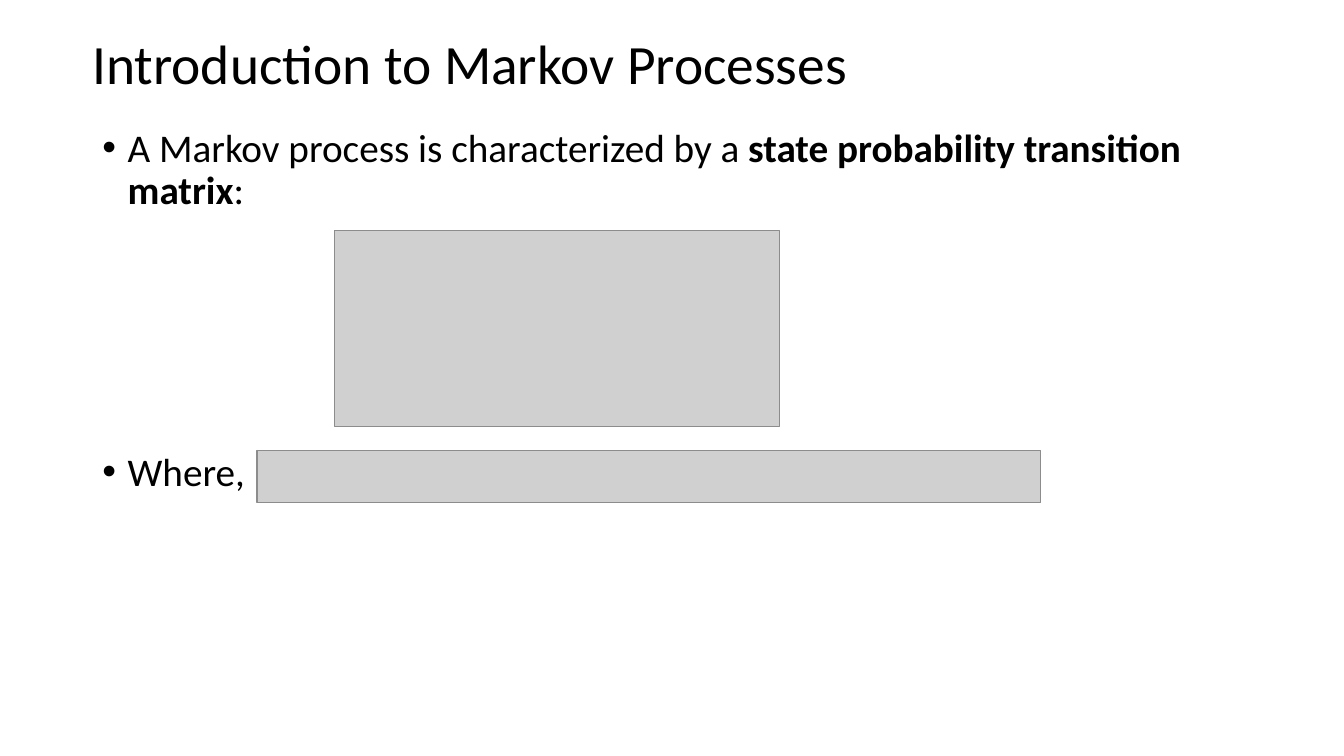
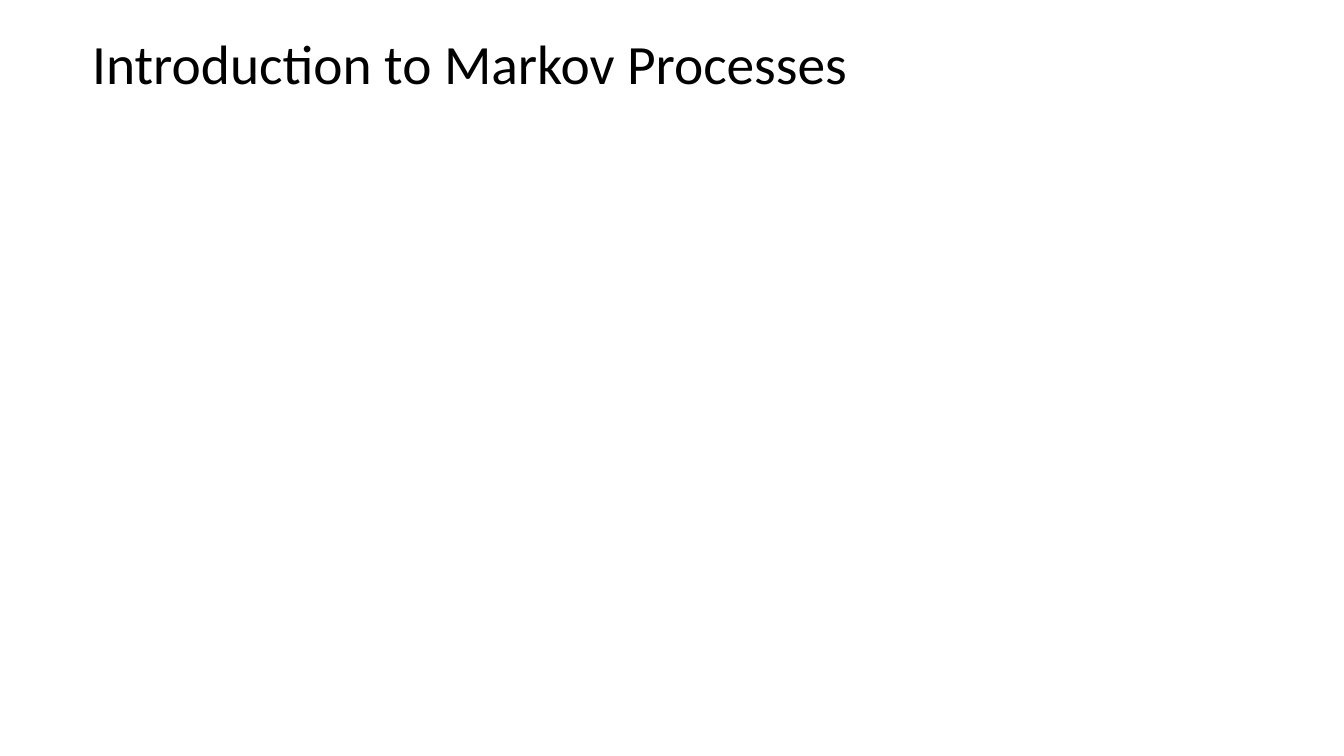
Before and after one commit to StephenElston/CSCI-E-108, a slide deck: slide 27 of slides/5_WebSearching.pptx. Drawn at 1344x756 pixels with LibreOffice and Linux fonts; fonts in the diff are those of the drawing; grey boxes stand for pictures. Boxes give left, top, right and bottom in pixels: in the first picture for what was removed or moved away, otherwise in the second. Text is boxed around its words. In the diff, an @@ line names an element or a change of style, - is before the commit and + after.

Commit message:
Added new slides on Markov Processes

```diff
--- a/slides/5_WebSearching.pptx
+++ b/slides/5_WebSearching.pptx
@@ text removed at <box>128,134,1181,491</box> @@
-• A Markov process is characterized by a state probability transition matrix:
-• Where,
@@ picture removed at <box>335,231,779,426</box> @@
@@ picture removed at <box>257,451,1042,503</box> @@
```
Also in this commit, not shown: 4 other slides changed, 2 slides added.
